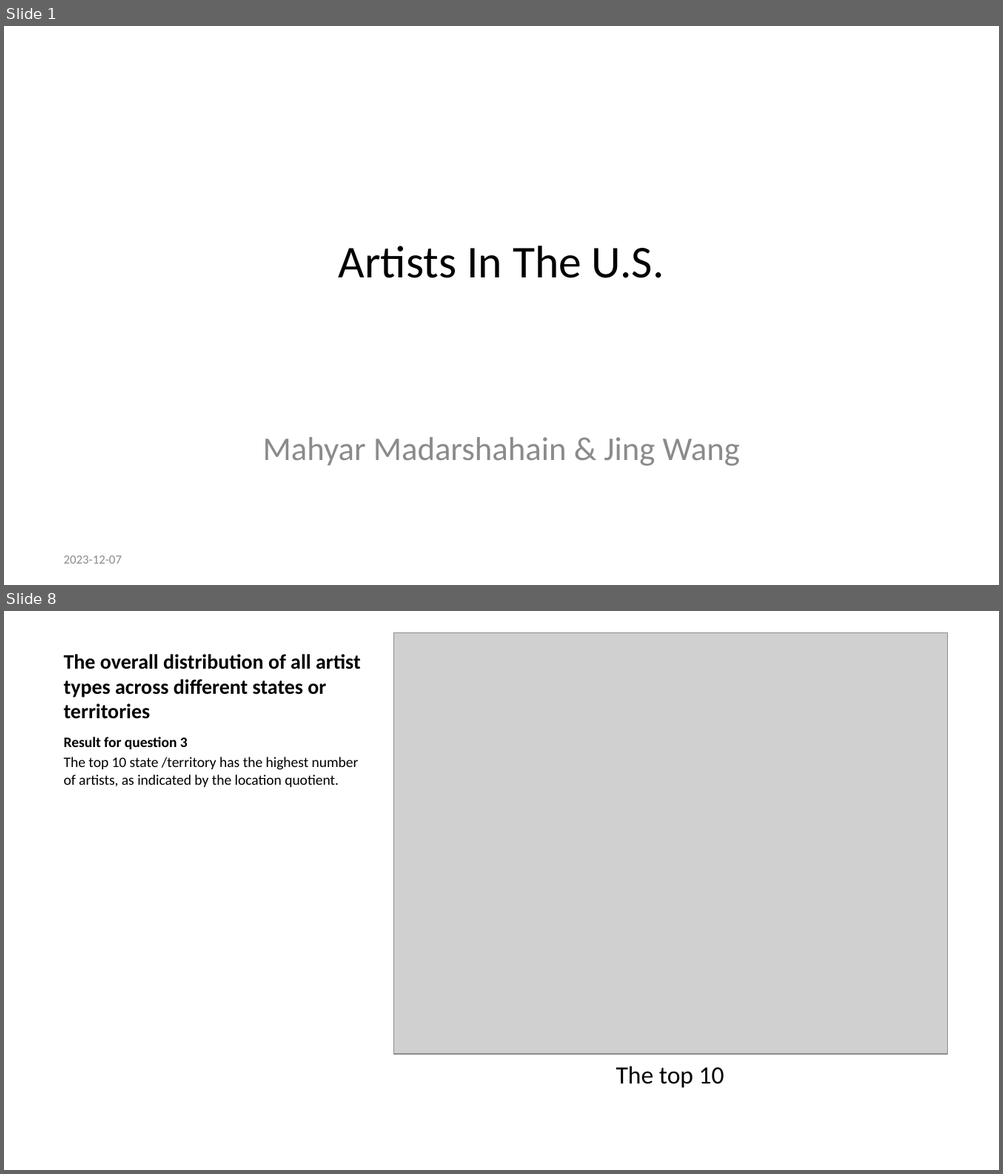
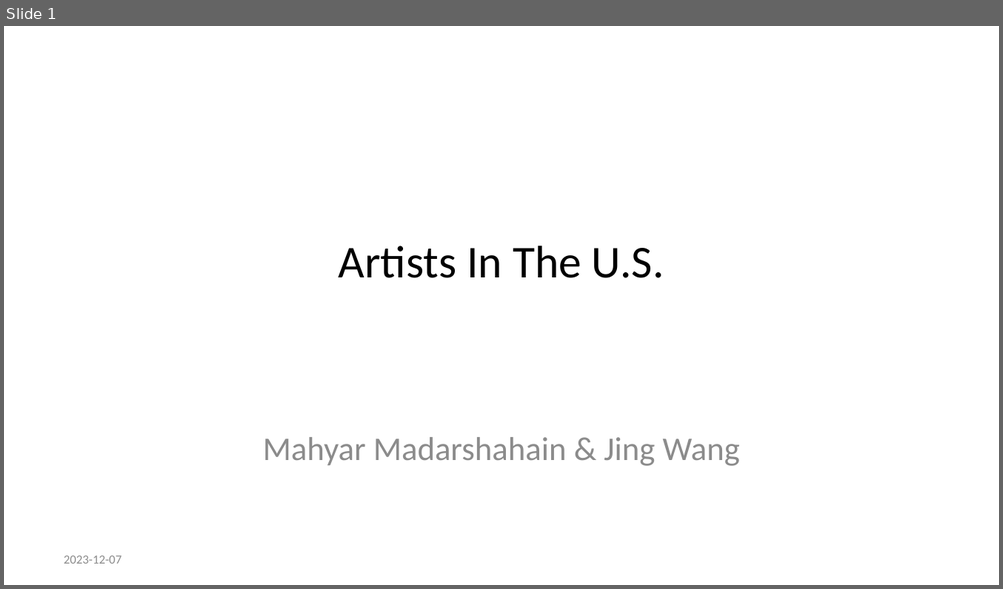
Before and after one commit to stat850-unl/-Movies, a slide deck: ppt.pptx. Shown one above the other, each under a label of ours: slides 1 and 8 before the commit, slide 1 after it; the slides between them are not shown. The pictures are 1003x1174 and 1003x589 pixels, drawn with LibreOffice and Linux fonts; fonts in the diff are those of the drawing; grey boxes stand for pictures. Boxes give left, top, right and bottom in pixels: in the first picture for what was removed or moved away, otherwise in the second. Text is boxed around its words. In the diff, an @@ line names an element or a change of style, - is before the commit and + after.

```diff
--- a/ppt.pptx
+++ b/ppt.pptx
@@ slide 8 removed at (x1=4, y1=611, x2=999, y2=1170), background #FFFFFF @@
@@ title removed at (x1=64, y1=654, x2=361, y2=719) @@
-The overall distribution of all artist types across different states or territories
@@ picture removed at (x1=394, y1=633, x2=948, y2=1054) @@
@@ text removed at (x1=64, y1=737, x2=358, y2=787) @@
-Result for question 3
-The top 10 state /territory has the highest number of artists, as indicated by the location quotient.
@@ text removed at (x1=616, y1=1066, x2=724, y2=1088) @@
-The top 10
```
Also in this commit, not shown: 1 slide changed, 8 other slides removed, 2 other files.
